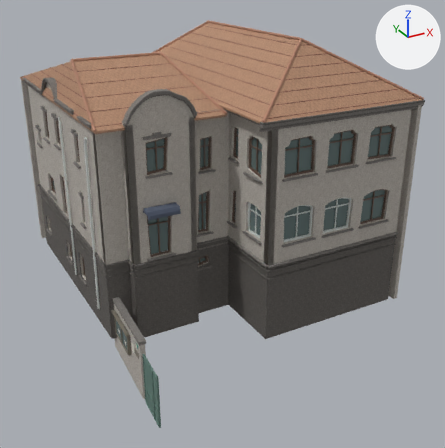
Two versions of the glTF model projects/shanghai/assets/models/candidates/changning-yuyuan-1112-no4/changning-yuyuan-1112-no4-lod.glb, one commit apart.
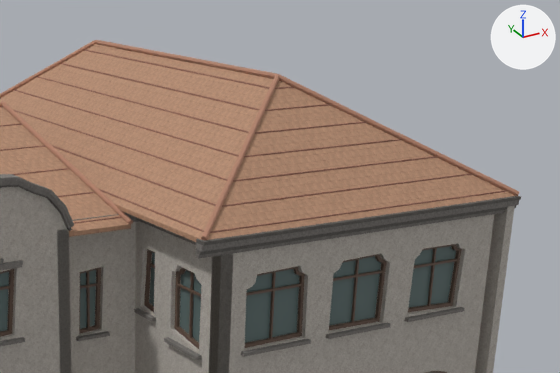
Each version appears first whole from a 50 mm camera at (-9.5, -26.3, 19.5) aimed at (6.7, 3.1, 4.8), and next in a close-up on the part from 36% to 100% of the width and 0% to 42% of the height. Every picture has the same lights, and +X, +Y and +Z are marked at upper right. The first two pictures are the older version. Vertices at exactly the same position are counted once.

Names of what the first close-up shows: '愚园路1112弄4号蒋光鼐旧居'.
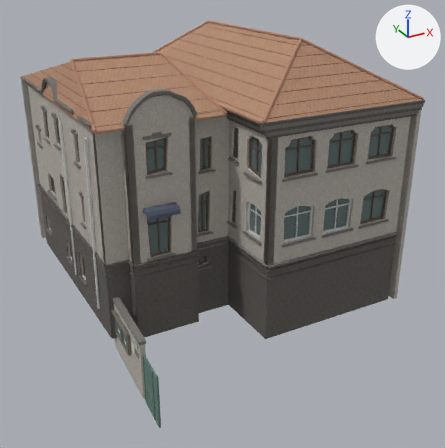
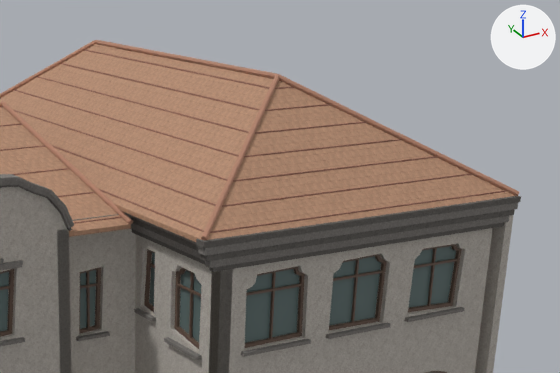
Changed parts and their boxes [x1, y1, x2, y2] in the close-ups (560 x 373 px; the box of a moved part takes in the faces that stretch with it):
part 1 of me_mesh_0, added: after [205, 216, 509, 268]
part 2 of me_mesh_0, added: after [201, 209, 515, 262]
part 3 of me_mesh_0, added: after [209, 222, 504, 272]
part 4 of me_mesh_0, moved or reshaped: before [0, 40, 519, 259]; after [0, 40, 519, 264]

The change, as a list of edits to the scene's bpy script:
```text
Change me_mesh_0:
    used by ob_愚园路1112弄4号蒋光鼐旧居; location = (0.0, 0.0, 0.0)
    remove me_mesh_0.from_pydata(...)  # 4593 vertices, 8437 faces; spans x -1.6..14.8, y -6.0..15.2, z 0.0..15.6
    add me_mesh_0.from_pydata(...)  # 4613 vertices, 8461 faces; spans x -1.6..14.8, y -6.0..15.2, z 0.0..15.6
    me_mesh_0 part 1: a new loose piece, a box spanning x 5.26..14.58, y -3.57..-3.36, z 11.95..12.13, in mat_light_ochre_cast_stone
    me_mesh_0 part 2: a new loose piece, a box spanning x 5.14..14.69, y -3.62..-3.36, z 12.13..12.29, in mat_banded_grey_base
    me_mesh_0 part 3: a new loose piece, a box spanning x 5.39..14.47, y -3.51..-3.36, z 11.83..11.95, in mat_banded_grey_base
    me_mesh_0 part 4
    30 vertices are removed from x 5.0..14.8, y -3.6..0.7, z 12.2..12.5
    152 faces are deleted
    18 vertices move within x 4.4..14.8, y -3.7..9.9, z 12.3..15.6
    26 vertices are added at x 5.1..14.8, y -3.6..0.7, z 11.8..12.5
    41 new faces join them, mat_light_ochre_cast_stone
    36 new faces join them, mat_banded_grey_base
    9 new faces join them, mat_weathered_red_roof_tile
    54 new faces join them, mat_rounded_terracotta_ridge (brown #b4856e)
    other edits to the shape of me_mesh_0 do not show in these pictures
```
